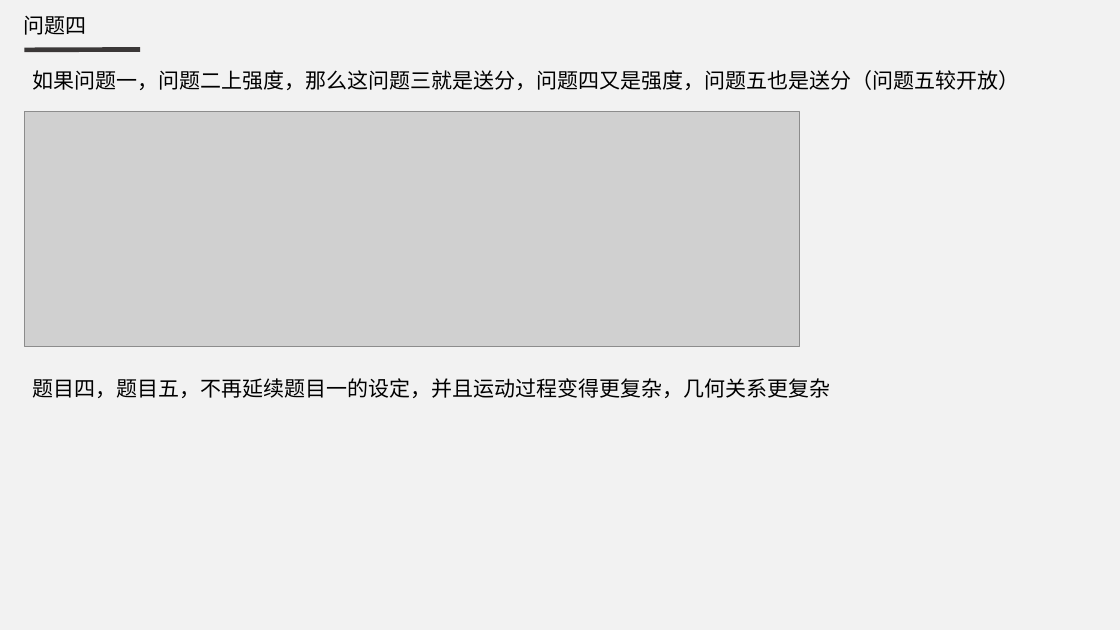
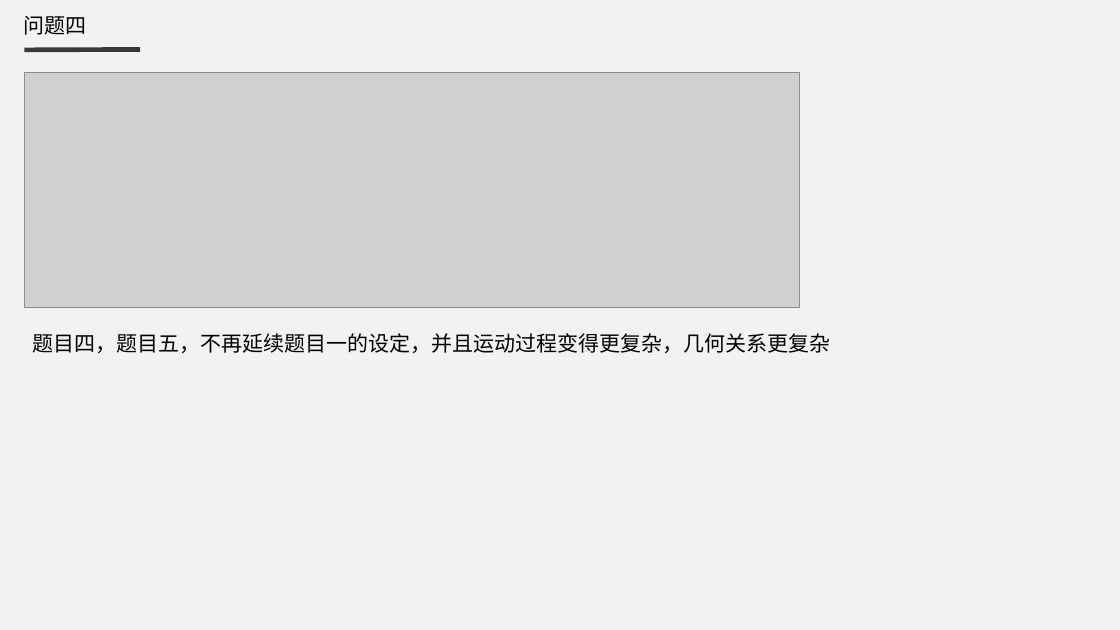
Before and after one commit to tanrun0/school_homework_code, a slide deck: slide 14 of 大数据导论/2024年国赛A题/2024国赛A题.pptx. Drawn at 1120x630 pixels with LibreOffice and Linux fonts; fonts in the diff are those of the drawing; grey boxes stand for pictures. Boxes give left, top, right and bottom in pixels: in the first picture for what was removed or moved away, otherwise in the second. Text is boxed around its words. In the diff, an @@ line names an element or a change of style, - is before the commit and + after.

```diff
--- a/大数据导论/2024年国赛A题/2024国赛A题.pptx
+++ b/大数据导论/2024年国赛A题/2024国赛A题.pptx
@@ picture: place and size @@
-picture at (24, 112, 800, 347)
+picture at (24, 72, 800, 308)
@@ text removed at (33, 70, 1020, 90) @@
-如果问题一，问题二上强度，那么这问题三就是送分，问题四又是强度，问题五也是送分（问题五较开放）
@@ text "题目四，题目五，不再延续题目一的设定，并且运动过程变得更复杂，几何关系更复杂": place and size @@
-text "题目四，题目五，不再延续题目一的设定，并且运动过程变得更复杂，几何关系更复杂" at (33, 378, 831, 398)
+text "题目四，题目五，不再延续题目一的设定，并且运动过程变得更复杂，几何关系更复杂" at (33, 333, 831, 353)
```
Also in this commit, not shown: 9 other slides changed.
